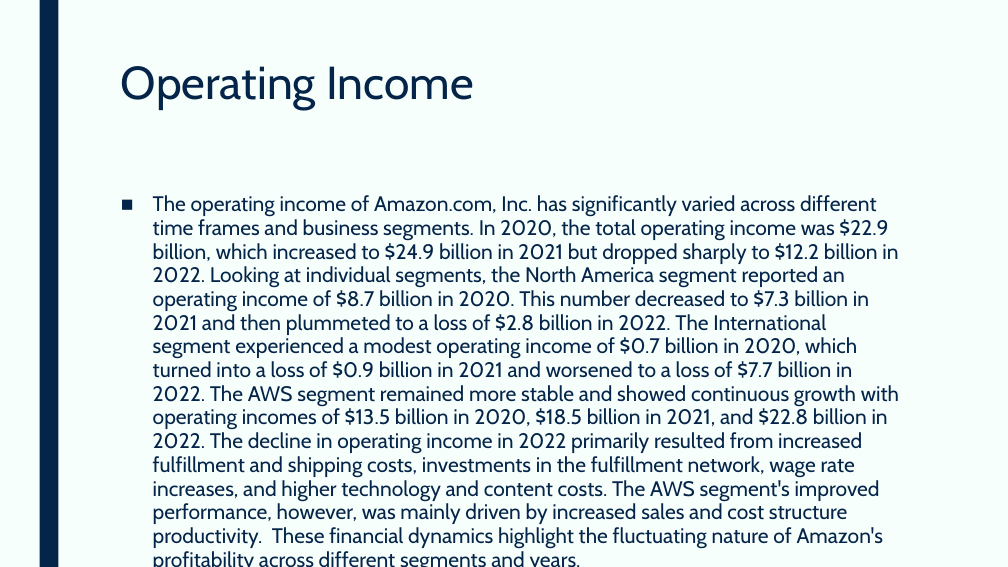
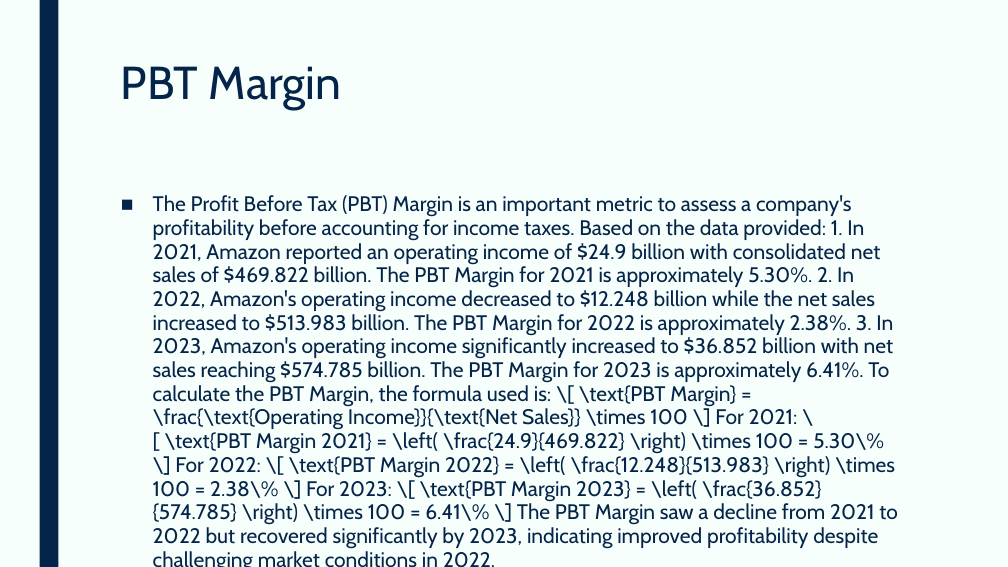
Before and after one commit to devangovind/AMUCLDISS, a slide deck: slide 5 of fastapi-backend/app/pres/output.pptx (slide 12 before the commit). Drawn at 1008x567 pixels with LibreOffice and Linux fonts; fonts in the diff are those of the drawing. Boxes give left, top, right and bottom in pixels: in the first picture for what was removed or moved away, otherwise in the second. Text is boxed around its words. In the diff, an @@ line names an element or a change of style, - is before the commit and + after.

```diff
--- a/fastapi-backend/app/pres/output.pptx
+++ b/fastapi-backend/app/pres/output.pptx
@@ title at [121, 66, 342, 110]: text changed @@
-Operating Income
+PBT Margin
@@ text at [153, 195, 898, 549]: text changed @@
-■ The operating income of Amazon.com, Inc. has significantly varied across different time frames and business segments. In 2020, the total operating income was $22.9 billion, which increased to $24.9 billion in 2021 but dropped sharply to $12.2 billion in 2022. Looking at individual segments, the North America segment reported an operating income of $8.7 billion in 2020. This number decreased to $7.3 billion in 2021 and then plummeted to a loss of $2.8 billion in 2022. The International segment experienced a modest operating income of $0.7 billion in 2020, which turned into a loss of $0.9 billion in 2021 and worsened to a loss of $7.7 billion in 2022. The AWS segment remained more stable and showed continuous growth with operating incomes of $13.5 billion in 2020, $18.5 billion in 2021, and $22.8 billion in 2022. The decline in operating income in 2022 primarily resulted from increased fulfillment and shipping costs, investments in the fulfillment network, wage rate increases, and higher technology and content costs. The AWS segment's improved performance, however, was mainly driven by increased sales and cost structure productivity. These financial dynamics highlight the fluctuating nature of Amazon's profitability across different segments and years.
+■ The Profit Before Tax (PBT) Margin is an important metric to assess a company's profitability before accounting for income taxes. Based on the data provided: 1. In 2021, Amazon reported an operating income of $24.9 billion with consolidated net sales of $469.822 billion. The PBT Margin for 2021 is approximately 5.30%. 2. In 2022, Amazon's operating income decreased to $12.248 billion while the net sales increased to $513.983 billion. The PBT Margin for 2022 is approximately 2.38%. 3. In 2023, Amazon's operating income significantly increased to $36.852 billion with net sales reaching $574.785 billion. The PBT Margin for 2023 is approximately 6.41%. To calculate the PBT Margin, the formula used is: \[ \text{PBT Margin} = \frac{\text{Operating Income}}{\text{Net Sales}} \times 100 \] For 2021: \[ \text{PBT Margin 2021} = \left( \frac{24.9}{469.822} \right) \times 100 = 5.30\% \] For 2022: \[ \text{PBT Margin 2022} = \left( \frac{12.248}{513.983} \right) \times 100 = 2.38\% \] For 2023: \[ \text{PBT Margin 2023} = \left( \frac{36.852}{574.785} \right) \times 100 = 6.41\% \] The PBT Margin saw a decline from 2021 to 2022 but recovered significantly by 2023, indicating improved profitability despite challenging market conditions in 2022.
```
Also in this commit, not shown: 6 other slides changed, 7 slides removed, 7 other files.
